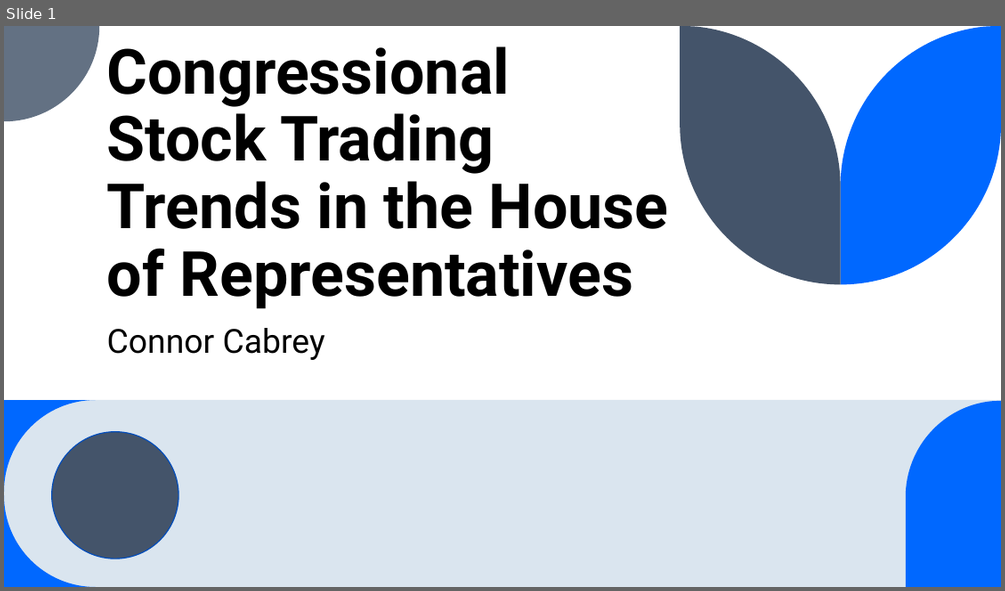
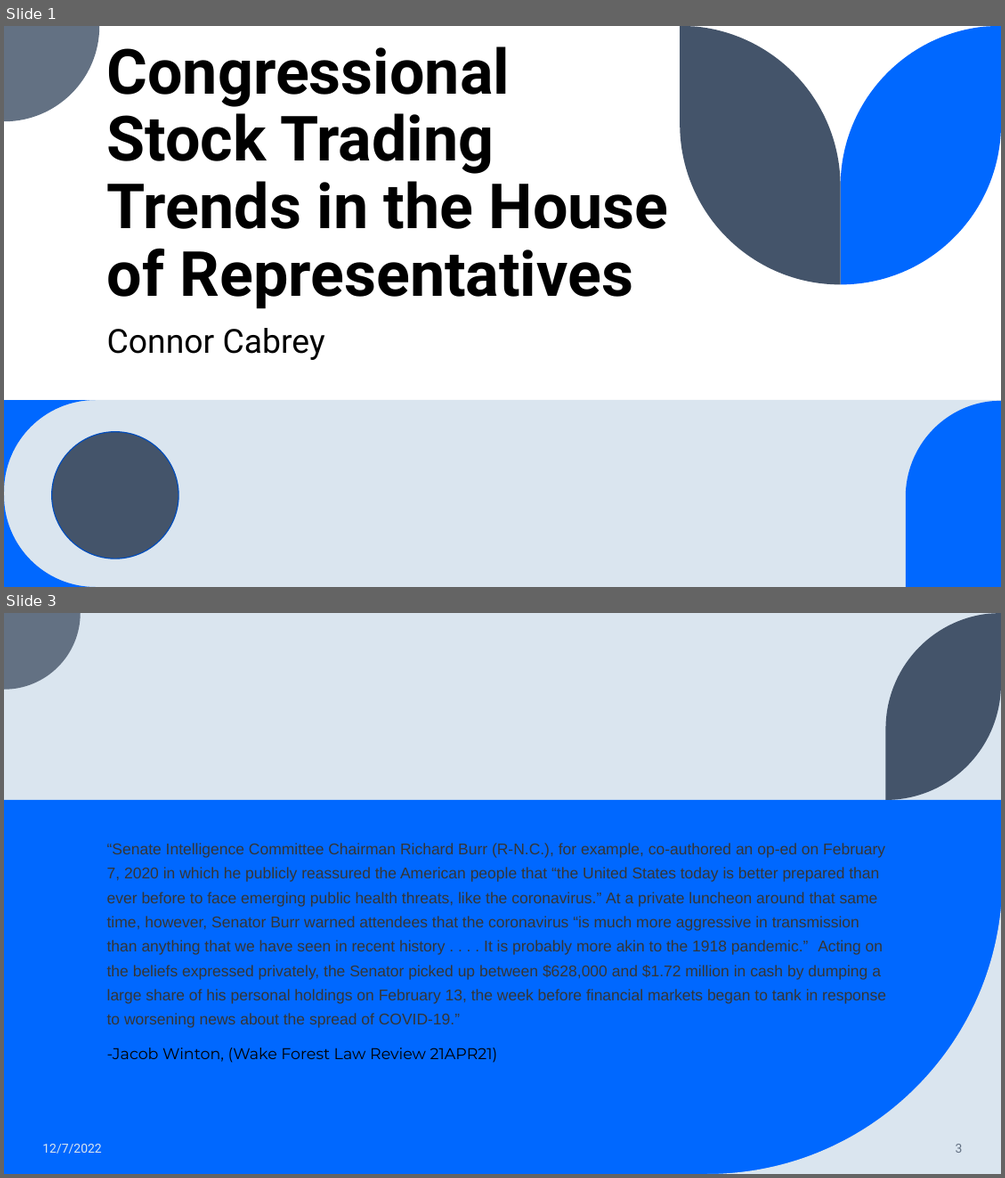
Before and after one commit to ccabes15/Congression_Trading, a slide deck: Presentation/Stock_Trading_Cabrey.pptx. Shown one above the other, each under a label of ours: slide 1 before the commit, slides 1 and 3 after it; the slides between them are not shown. The pictures are 1005x591 and 1005x1178 pixels, drawn with LibreOffice and Linux fonts; fonts in the diff are those of the drawing. Boxes give left, top, right and bottom in pixels: in the first picture for what was removed or moved away, otherwise in the second. Text is boxed around its words. In the diff, an @@ line names an element or a change of style, - is before the commit and + after.

```diff
--- a/Presentation/Stock_Trading_Cabrey.pptx
+++ b/Presentation/Stock_Trading_Cabrey.pptx
@@ slide 3 added at [4, 613, 1001, 1174], background #DAE5EF @@
@@ freeform shape added at [4, 613, 81, 690], fill #637183 @@
@@ freeform shape added at [886, 613, 1001, 800], fill #44546A @@
@@ rectangle added at [4, 800, 1001, 1174], fill #0068FF @@
@@ text added at [107, 843, 886, 1062], 15 pt, text #353535 @@
+“Senate Intelligence Committee Chairman Richard Burr (R-N.C.), for example, co-authored an op-ed on February 7, 2020 in which he publicly reassured the American people that “the United States today is better prepared than ever before to face emerging public health threats, like the coronavirus.” At a private luncheon around that same time, however, Senator Burr warned attendees that the coronavirus “is much more aggressive in transmission than anything that we have seen in recent history . . . . It is probably more akin to the 1918 pandemic.” Acting on the beliefs expressed privately, the Senator picked up between $628,000 and $1.72 million in cash by dumping a large share of his personal holdings on February 13, the week before financial markets began to tank in response to worsening news about the spread of COVID-19.”
+-Jacob Winton, (Wake Forest Law Review 21APR21)
@@ freeform shape added at [707, 878, 1001, 1174], fill #DAE5EF @@
@@ text added at [42, 1143, 102, 1153], 12 pt, text #DAE5EF @@
+12/7/2022
@@ page number added at [955, 1143, 963, 1152], 12 pt, text #637183 @@
+3
```
Also in this commit, not shown: 5 slides changed, 11 other slides added, 6 other files.
